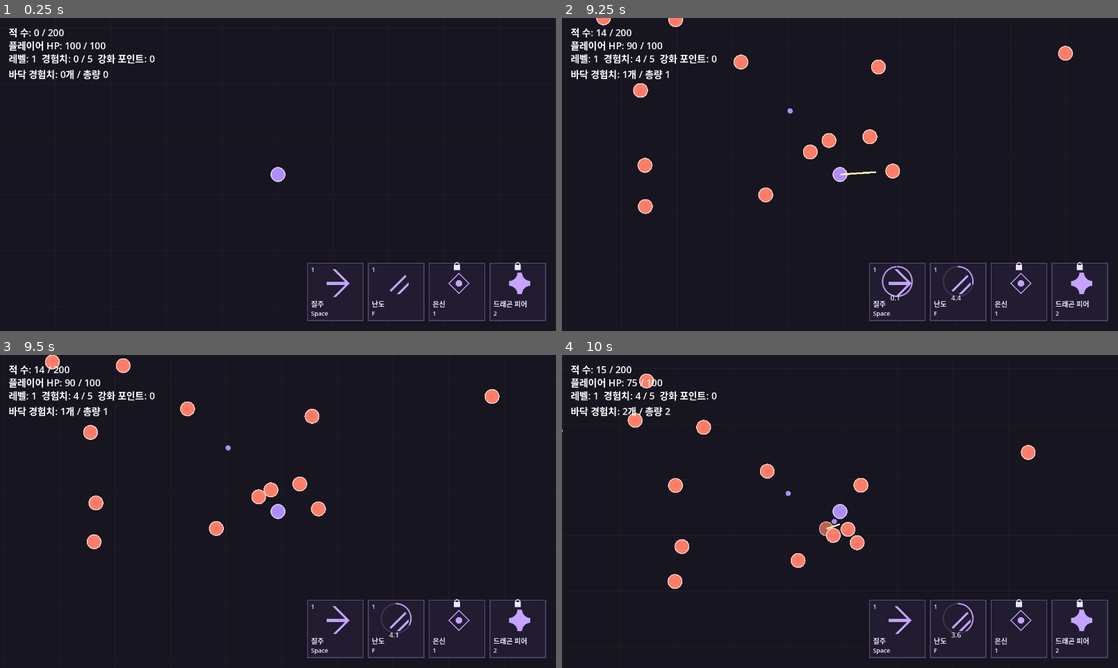
Above: before the commit, frames 1-4 (two rows, left to right).
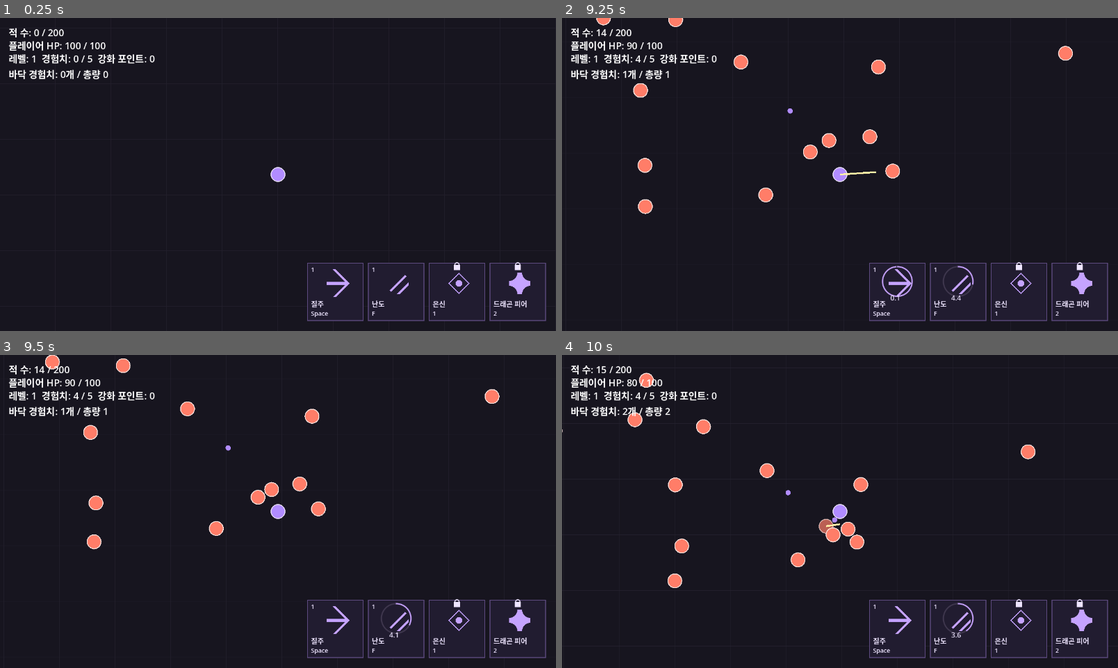
Above: after the commit, the same moments.

Repository: MoongTaeng-I/aigame
Game: Godot game, scene res://main.tscn
The game is run twice, just before and just after one commit, with the same random seed, the same clock (stepped at 60 frames per second) and the same inputs.
Inputs (mouse positions are in pixels of both pictures, inside the frame that each line leads up to):
- Up to frame 1 (0.25 s): no input
- Up to frame 2 (9.25 s): tap Enter at 0.5 s; drag from (840, 174) to (895, 105) at 0.52 s; drag from (1006, 221) to (812, 237) at 1.27 s; move the mouse to (673, 127) at 2.02 s; hold A (move_left) 2.03-2.75 s; drag from (867, 174) to (673, 127) at 2.77 s; move the mouse to (756, 96) at 3.52 s; hold S (move_down) 3.53-4.25 s; tap Space (skill_dash) at 4.15 s; drag from (962, 158) to (756, 96) at 4.27 s; move the mouse to (728, 190) at 5.02 s; hold W (move_up) 5.03-5.75 s; click (728, 190) at 5.17 s; tap 2 (skill_dragon_fear) at 5.65 s; drag from (895, 105) to (728, 190) at 5.77 s; move the mouse to (812, 237) at 6.52 s; hold D (move_right) 6.53-7.25 s; tap F (skill_rapid_slash) at 7.15 s; drag from (1006, 221) to (812, 237) at 7.27 s; move the mouse to (673, 127) at 8.02 s; hold S (move_down) 8.03-8.75 s; tap 1 (skill_stealth) at 8.65 s; drag from (867, 174) to (673, 127) at 8.77 s
- Up to frame 3 (9.5 s): no input
- Up to frame 4 (10 s): move the mouse to (756, 433) at 9.52 s; hold W (move_up) from 9.53 s (still down); click (756, 433) at 9.67 s

Frames 1-2 are identical in both runs. In frame 3, less than 0.1% of the frame differs, in the area x 45-51%, y 40-48%; in frame 4, 0.5%, in the area x 11-86%, y 5-75%.

Commit message:
S5-FIX-01 적끼리 Separation_gap 간격을 두는 밀어내기

Diff:
--- a/data/spawn_rule.csv
+++ b/data/spawn_rule.csv
@@ -1,2 +1,2 @@
-Id,Max_alive,Offscreen_relocate_sec,Note
-rule_01,200,3,A단계 검증용 시작값
+Id,Max_alive,Offscreen_relocate_sec,Note,Separation_gap
+rule_01,200,3,A단계 검증용 시작값,4
--- a/scripts/combat_data.gd
+++ b/scripts/combat_data.gd
@@ -24,7 +24,7 @@
 		"Id": "String", "Time_start": "Float", "Time_end": "Float", "Enemy_id": "String",
 		"Spawn_interval": "Float", "Spawn_count": "Int", "Note": "String",
 	})
-	store.register_schema("spawn_rule.csv", {"Id": "String", "Max_alive": "Int", "Offscreen_relocate_sec": "Float", "Note": "String"})
+	store.register_schema("spawn_rule.csv", {"Id": "String", "Max_alive": "Int", "Offscreen_relocate_sec": "Float", "Note": "String", "Separation_gap":"Float"})
 	store.register_schema("projectile.csv", {
 		"Id": "String", "Speed": "Float", "Damage": "Int", "Body_radius": "Float",
 		"Expire_rule": {"type": "Enum", "values": {"distance": 0, "lifetime": 1, "bounds": 2}},
--- a/scripts/enemy_manager.gd
+++ b/scripts/enemy_manager.gd
@@ -14,6 +14,7 @@
 var _projectile_records: Dictionary = {}
 var _attack_record: Dictionary = {}
 var _max_alive: int = 0
+var separation_gap: float = 0.0
 var _offscreen_relocate_seconds: float = 0.0
 var _active_enemies: Array = []
 var _enemy_pool: Array = []
@@ -29,7 +30,7 @@
 var wander_radius: float = 0.0
 var _count_label: Label
 
-func configure(player: CharacterBody2D, map_rect: Rect2, enemy_records: Dictionary, spawn_records: Dictionary, max_alive: int, offscreen_relocate_seconds: float, projectile_records: Dictionary = {}, attack_record: Dictionary = {}) -> void:
+func configure(player: CharacterBody2D, map_rect: Rect2, enemy_records: Dictionary, spawn_records: Dictionary, max_alive: int, offscreen_relocate_seconds: float, projectile_records: Dictionary = {}, attack_record: Dictionary = {}, gap: float = 0.0) -> void:
 	_player = player
 	_map_rect = map_rect
 	_enemy_records = enemy_records
@@ -37,6 +38,7 @@
 	_projectile_records = projectile_records
 	_attack_record = attack_record
 	_max_alive = max_alive
+	separation_gap = gap
 	_offscreen_relocate_seconds = offscreen_relocate_seconds
 	for spawn_id in _spawn_records:
 		_spawn_timers[String(spawn_id)] = 0.0
@@ -267,7 +269,7 @@
 	var maximum_radius := float(_player.body_radius)
 	for enemy in _active_enemies:
 		maximum_radius = maxf(maximum_radius, enemy.body_radius)
-	var cell_size := maxf(64.0, maximum_radius * 2.0)
+	var cell_size := maxf(64.0, maximum_radius * 2.0 + separation_gap)
 	var spatial_grid: Dictionary = {}
 	var body_cells: Array[Vector2i] = []
 	for body_index in range(bodies.size()):
@@ -295,6 +297,8 @@
 	if (first is EnemyActor and not first.is_active) or (second is EnemyActor and not second.is_active):
 		return
 	var combined_radius := float(first.body_radius) + float(second.body_radius)
+	if first is EnemyActor and second is EnemyActor:
+		combined_radius += separation_gap
 	var offset: Vector2 = second.global_position - first.global_position
 	var distance_squared: float = offset.length_squared()
 	if distance_squared >= combined_radius * combined_radius:
--- a/scripts/main.gd
+++ b/scripts/main.gd
@@ -63,7 +63,8 @@
 		int(spawn_rule["Max_alive"]),
 		float(spawn_rule["Offscreen_relocate_sec"]),
 		data_store.get_table("projectile.csv"),
-		data_store.get_row("basic_attack.csv", "attack_01")
+		data_store.get_row("basic_attack.csv", "attack_01"),
+		float(spawn_rule["Separation_gap"])
 	)
 	enemy_manager.name = "EnemyManager"
 	map.add_child(enemy_manager)
@@ -103,6 +104,8 @@
 			return _data_field_error(data_store, "spawn.csv", spawn_id, "Spawn_interval", "0보다 큰 값이어야 합니다.")
 	if int(spawn_rule["Max_alive"]) < 0:
 		return _data_field_error(data_store, "spawn_rule.csv", String(spawn_rule["Id"]), "Max_alive", "0 이상이어야 합니다.")
+	if float(spawn_rule["Separation_gap"]) < 0.0:
+		return _data_field_error(data_store,"spawn_rule.csv",String(spawn_rule["Id"]),"Separation_gap","0 이상이어야 합니다.")
 	if float(spawn_rule["Offscreen_relocate_sec"]) < 0.0:
 		return _data_field_error(data_store, "spawn_rule.csv", String(spawn_rule["Id"]), "Offscreen_relocate_sec", "0 이상이어야 합니다.")
 	return ""
